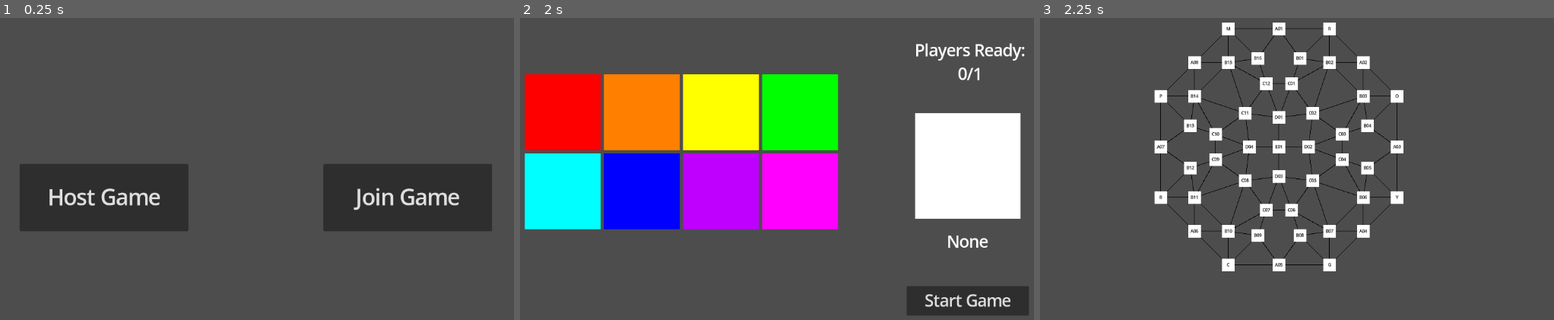
Above: before the commit, frames 1-3 (left to right).
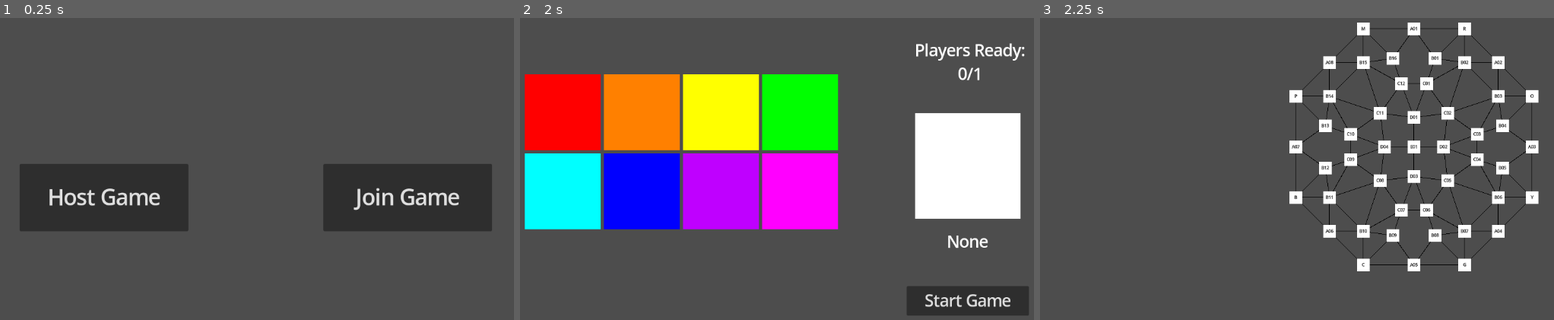
Above: after the commit, the same moments.

Repository: JadenValdez/DivideAndConquer
Game: Godot game, scene res://Scenes/Multiplayer.tscn
Two runs of this game, one before a commit and one after it. Both use one fixed random seed, a clock stepped at 60 frames per second and the inputs below.
Inputs (mouse positions are in pixels of both pictures, inside the frame that each line leads up to):
- Up to frame 1 (0.25 s): no input
- Up to frame 2 (2 s): tap Enter at 0.5 s; move the mouse to (910, 147) at 0.52 s; click (910, 147) at 0.67 s; click "Host Game" at 1.25 s
- Up to frame 3 (2.25 s): click "Start Game" at 2 s

Frames 1-2 are identical in both runs. In frame 3, 12% of the frame differs, in the area x 22-98%, y 1-84%.

Commit message:
Added Troop Tabs
Added troop tabs that display information about each troop

Diff:
--- a/Scenes/MainBoard.tscn
+++ b/Scenes/MainBoard.tscn
@@ -8,6 +8,7 @@
 script = ExtResource("1_2k0u8")
 
 [node name="Home" type="Node2D" parent="."]
+position = Vector2(256, 0)
 
 [node name="R" parent="Home" instance=ExtResource("1_jx5dg")]
 position = Vector2(640, 64)
@@ -18,7 +19,7 @@
 position = Vector2(768, 192)
 tile_id = "O"
 tile_type = "Home"
-neighbors = Array[String](["", "", "", ""])
+neighbors = ["", "", "", ""]
 
 [node name="Y" parent="Home" instance=ExtResource("1_jx5dg")]
 position = Vector2(768, 384)
@@ -51,6 +52,7 @@
 tile_type = "Home"
 
 [node name="A" type="Node2D" parent="."]
+position = Vector2(256, 0)
 
 [node name="A01" parent="A" instance=ExtResource("1_jx5dg")]
 position = Vector2(544, 64)
@@ -93,6 +95,7 @@
 tile_type = "A"
 
 [node name="BO" type="Node2D" parent="."]
+position = Vector2(256, 0)
 
 [node name="B01" parent="BO" instance=ExtResource("1_jx5dg")]
 position = Vector2(584, 120)
@@ -135,6 +138,7 @@
 tile_type = "BO"
 
 [node name="BE" type="Node2D" parent="."]
+position = Vector2(256, 0)
 
 [node name="B02" parent="BE" instance=ExtResource("1_jx5dg")]
 position = Vector2(640, 128)
@@ -177,6 +181,7 @@
 tile_type = "BE"
 
 [node name="CO" type="Node2D" parent="."]
+position = Vector2(256, 0)
 
 [node name="C01" parent="CO" instance=ExtResource("1_jx5dg")]
 position = Vector2(568, 168)
@@ -209,6 +214,7 @@
 tile_type = "CO"
 
 [node name="CE" type="Node2D" parent="."]
+position = Vector2(256, 0)
 
 [node name="C02" parent="CE" instance=ExtResource("1_jx5dg")]
 position = Vector2(608, 224)
@@ -241,6 +247,7 @@
 tile_type = "CE"
 
 [node name="D" type="Node2D" parent="."]
+position = Vector2(256, 0)
 
 [node name="D01" parent="D" instance=ExtResource("1_jx5dg")]
 position = Vector2(544, 232)
@@ -263,6 +270,7 @@
 tile_type = "D"
 
 [node name="E" type="Node2D" parent="."]
+position = Vector2(256, 0)
 
 [node name="E01" parent="E" instance=ExtResource("1_jx5dg")]
 position = Vector2(544, 288)
@@ -270,4 +278,5 @@
 tile_type = "E"
 
 [node name="BoardLines" type="Node2D" parent="."]
+position = Vector2(256, 0)
 script = ExtResource("3_l8gkv")
--- /dev/null
+++ b/Scenes/TroopTab.tscn
@@ -0,0 +1,117 @@
+[gd_scene load_steps=2 format=3 uid="uid://bkj2mquhmwsei"]
+
+[ext_resource type="Script" path="res://Scripts/TroopTab.gd" id="1_g5w0h"]
+
+[node name="TroopTab" type="Node2D"]
+script = ExtResource("1_g5w0h")
+
+[node name="ColorRect" type="ColorRect" parent="."]
+offset_left = -24.0
+offset_right = 256.0
+offset_bottom = 48.0
+
+[node name="TroopID" type="Label" parent="."]
+offset_left = 8.0
+offset_right = 56.0
+offset_bottom = 48.0
+theme_override_colors/font_color = Color(0, 0, 0, 1)
+text = "8000"
+horizontal_alignment = 1
+vertical_alignment = 1
+
+[node name="TroopTypeTP" type="Label" parent="."]
+offset_left = 64.0
+offset_right = 200.0
+offset_bottom = 48.0
+theme_override_colors/font_color = Color(0, 0, 0, 1)
+text = "TroopLeader(7)"
+horizontal_alignment = 1
+vertical_alignment = 1
+
+[node name="TroopLocation" type="Label" parent="."]
+offset_left = 208.0
+offset_right = 248.0
+offset_bottom = 48.0
+theme_override_colors/font_color = Color(0, 0, 0, 1)
+text = "B2"
+horizontal_alignment = 1
+vertical_alignment = 1
+
+[node name="Control" type="Control" parent="."]
+layout_mode = 3
+anchors_preset = 0
+offset_right = 256.0
+offset_bottom = 48.0
+
+[node name="Move1" type="Node2D" parent="."]
+visible = false
+
+[node name="M1Background" type="ColorRect" parent="Move1"]
+offset_left = 264.0
+offset_right = 312.0
+offset_bottom = 48.0
+color = Color(0, 0, 0, 0.501961)
+
+[node name="M1Location" type="Label" parent="Move1"]
+offset_left = 264.0
+offset_right = 312.0
+offset_bottom = 48.0
+text = "A01"
+horizontal_alignment = 1
+vertical_alignment = 1
+
+[node name="Move2" type="Node2D" parent="."]
+visible = false
+position = Vector2(56, 0)
+
+[node name="M2Background" type="ColorRect" parent="Move2"]
+offset_left = 264.0
+offset_right = 312.0
+offset_bottom = 48.0
+color = Color(0, 0, 0, 0.501961)
+
+[node name="M2Location" type="Label" parent="Move2"]
+offset_left = 264.0
+offset_right = 312.0
+offset_bottom = 48.0
+text = "A01"
+horizontal_alignment = 1
+vertical_alignment = 1
+
+[node name="Move3" type="Node2D" parent="."]
+visible = false
+position = Vector2(112, 0)
+
+[node name="M3Background" type="ColorRect" parent="Move3"]
+offset_left = 264.0
+offset_right = 312.0
+offset_bottom = 48.0
+color = Color(0, 0, 0, 0.501961)
+
+[node name="M3Location" type="Label" parent="Move3"]
+offset_left = 264.0
+offset_right = 312.0
+offset_bottom = 48.0
+text = "A01"
+horizontal_alignment = 1
+vertical_alignment = 1
+
+[node name="Move4" type="Node2D" parent="."]
+visible = false
+position = Vector2(168, 0)
+
+[node name="M4Background" type="ColorRect" parent="Move4"]
+offset_left = 264.0
+offset_right = 312.0
+offset_bottom = 48.0
+color = Color(0, 0, 0, 0.501961)
+
+[node name="M4Location" type="Label" parent="Move4"]
+offset_left = 264.0
+offset_right = 312.0
+offset_bottom = 48.0
+text = "A01"
+horizontal_alignment = 1
+vertical_alignment = 1
+
+[connection signal="gui_input" from="Control" to="." method="_on_control_gui_input"]
--- a/Scripts/MainBoard.gd
+++ b/Scripts/MainBoard.gd
@@ -1,5 +1,24 @@
 extends Node2D
 
+var tab_number: int = 0
+
+const TROOP_TAB = preload("res://Scenes/TroopTab.tscn")
 # Called when the node enters the scene tree for the first time.
 func _ready() -> void:
-	pass # Replace with function body.
+	create_initial_units()
+
+func create_initial_units() -> void:
+	tab_number = 0
+	for troop in GameManager.Players[multiplayer.get_unique_id()].Troops:
+
+		var instance = TROOP_TAB.instantiate()
+		instance.troop_id = troop
+		instance.troop_type = GameManager.Players[multiplayer.get_unique_id()].Troops[troop].Type
+		instance.troop_tp = GameManager.Players[multiplayer.get_unique_id()].Troops[troop].TP
+		instance.location = Colors.COLORS[GameManager.Players[multiplayer.get_unique_id()].Name].Base
+
+		instance.tab_number = tab_number
+		instance.tab_color = GameManager.Players[multiplayer.get_unique_id()].Color
+		add_child(instance)
+
+		tab_number += 1
--- /dev/null
+++ b/Scripts/MovementLogic.gd
@@ -0,0 +1,13 @@
+extends Node
+
+
+func _ready() -> void:
+	SignalBus.select_troop.connect(SelectTroop)
+
+func SelectTroop(id: int, type: String, location: String) -> void:
+	if type == "Mortar":
+		pass
+	elif type == "TroopLeader":
+		pass
+	else:
+		pass
--- /dev/null
+++ b/Scripts/PlayerInformation.gd
@@ -0,0 +1,10 @@
+extends Node
+
+var SelectedTroop: int
+
+
+func _ready() -> void:
+	SignalBus.select_troop.connect(SelectTroop)
+
+func SelectTroop(id: int, _type: String, _troop_location: String) -> void:
+	SelectedTroop = id
--- a/Scripts/SignalBus.gd
+++ b/Scripts/SignalBus.gd
@@ -8,4 +8,5 @@
 signal get_tile_position
 signal set_tile_position
 
+signal select_troop
 signal select_tile
--- /dev/null
+++ b/Scripts/TroopTab.gd
@@ -0,0 +1,48 @@
+extends Node2D
+
+@onready var color_rect: ColorRect = $ColorRect
+@onready var troop_id_label: Label = $TroopID
+@onready var troop_type_tp: Label = $TroopTypeTP
+@onready var troop_location: Label = $TroopLocation
+
+@onready var move_1: Node2D = $Move1
+@onready var m_1_location: Label = $Move1/M1Location
+@onready var move_2: Node2D = $Move2
+@onready var m_2_location: Label = $Move2/M2Location
+@onready var move_3: Node2D = $Move3
+@onready var m_3_location: Label = $Move3/M3Location
+@onready var move_4: Node2D = $Move4
+@onready var m_4_location: Label = $Move4/M4Location
+
+var troop_id: int
+var troop_type: String
+var troop_tp: int
+var location: String
+
+var tab_number: int
+var tab_color: Color
+
+
+# Called when the node enters the scene tree for the first time.
+func _ready() -> void:
+	SignalBus.select_troop.connect(_select_troop)
+
+	color_rect.modulate = tab_color
+
+	troop_id_label.text = str(troop_id)
+	troop_type_tp.text = troop_type + "(" + str(troop_tp) + ")"
+	troop_location.text = location
+	self.position = Vector2(0, tab_number * 50)
+
+
+func _on_control_gui_input(event: InputEvent) -> void:
+	if event is InputEventMouseButton and event.pressed:
+		match event.button_index:
+			MOUSE_BUTTON_LEFT:
+				SignalBus.select_troop.emit(troop_id, troop_type, location)
+
+func _select_troop(id: int, _type: String, _troop_location: String) -> void:
+	if id == troop_id:
+		self.position = Vector2(20, tab_number * 50)
+	else:
+		self.position = Vector2(0, tab_number * 50)
--- a/project.godot
+++ b/project.godot
@@ -24,6 +24,8 @@
 UnitsInformation="*res://Scripts/UnitsInformation.gd"
 TileResources="*res://Scripts/TileResources.gd"
 TileNeighbors="*res://Scripts/TileNeighbors.gd"
+PlayerInformation="*res://Scripts/PlayerInformation.gd"
+MovementLogic="*res://Scripts/MovementLogic.gd"
 
 [debug]
 
